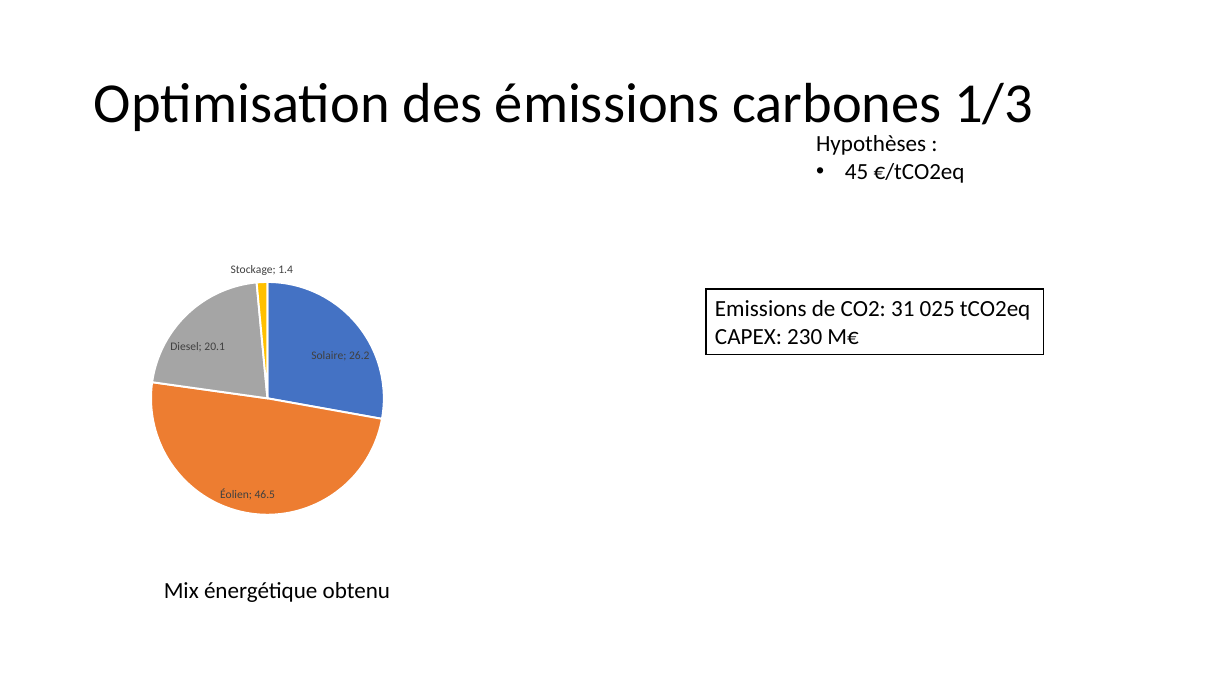
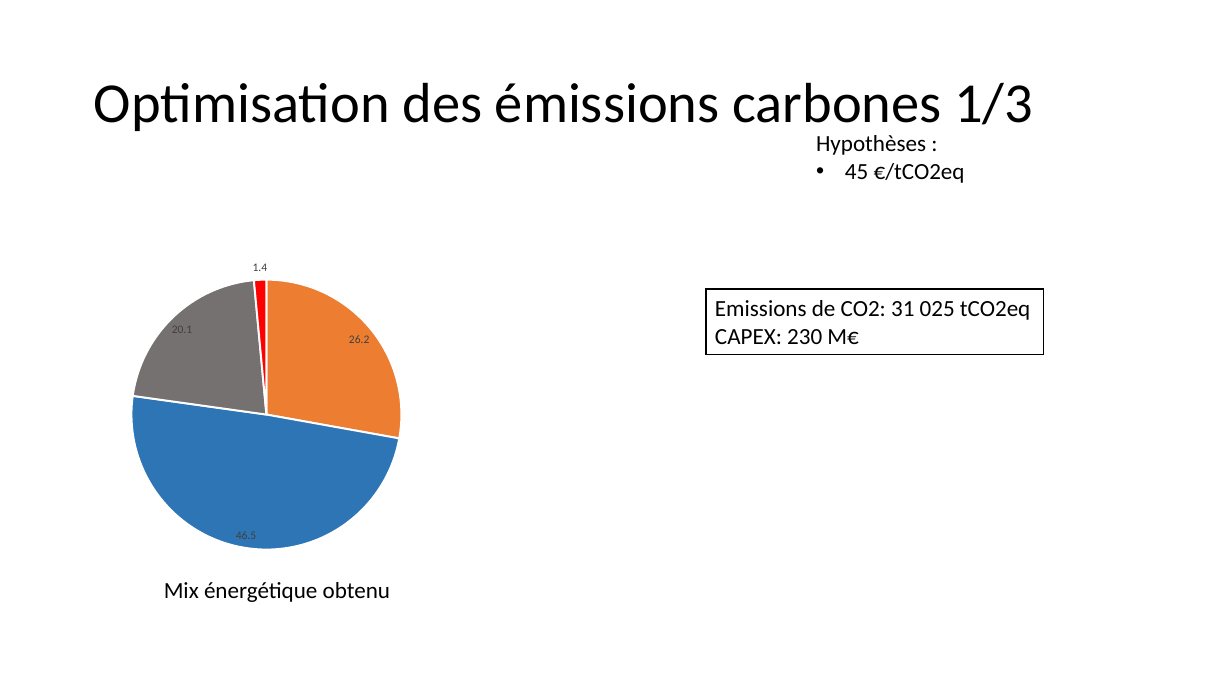
Before and after one commit to cledat/Projet-EA314, a slide deck: slide 7 of rapport.pptx. Drawn at 1232x693 pixels with LibreOffice and Linux fonts; fonts in the diff are those of the drawing. Boxes give left, top, right and bottom in pixels: in the first picture for what was removed or moved away, otherwise in the second. Text is boxed around its words. In the diff, an @@ line names an element or a change of style, - is before the commit and + after.

```diff
--- a/rapport.pptx
+++ b/rapport.pptx
@@ pie chart at bbox=[63, 248, 471, 562] @@
-categories: Solaire, Éolien, Diesel, Stockage
+categories: 1, 2, 3, 4
@@ data labels of Series 1 changed @@
@@ colours of single points changed @@
@@ pie chart: place and size @@
-pie chart at bbox=[99, 250, 437, 528]
+pie chart at bbox=[63, 248, 471, 562]
```
Also in this commit, not shown: 8 other slides changed, 1 slide added.
